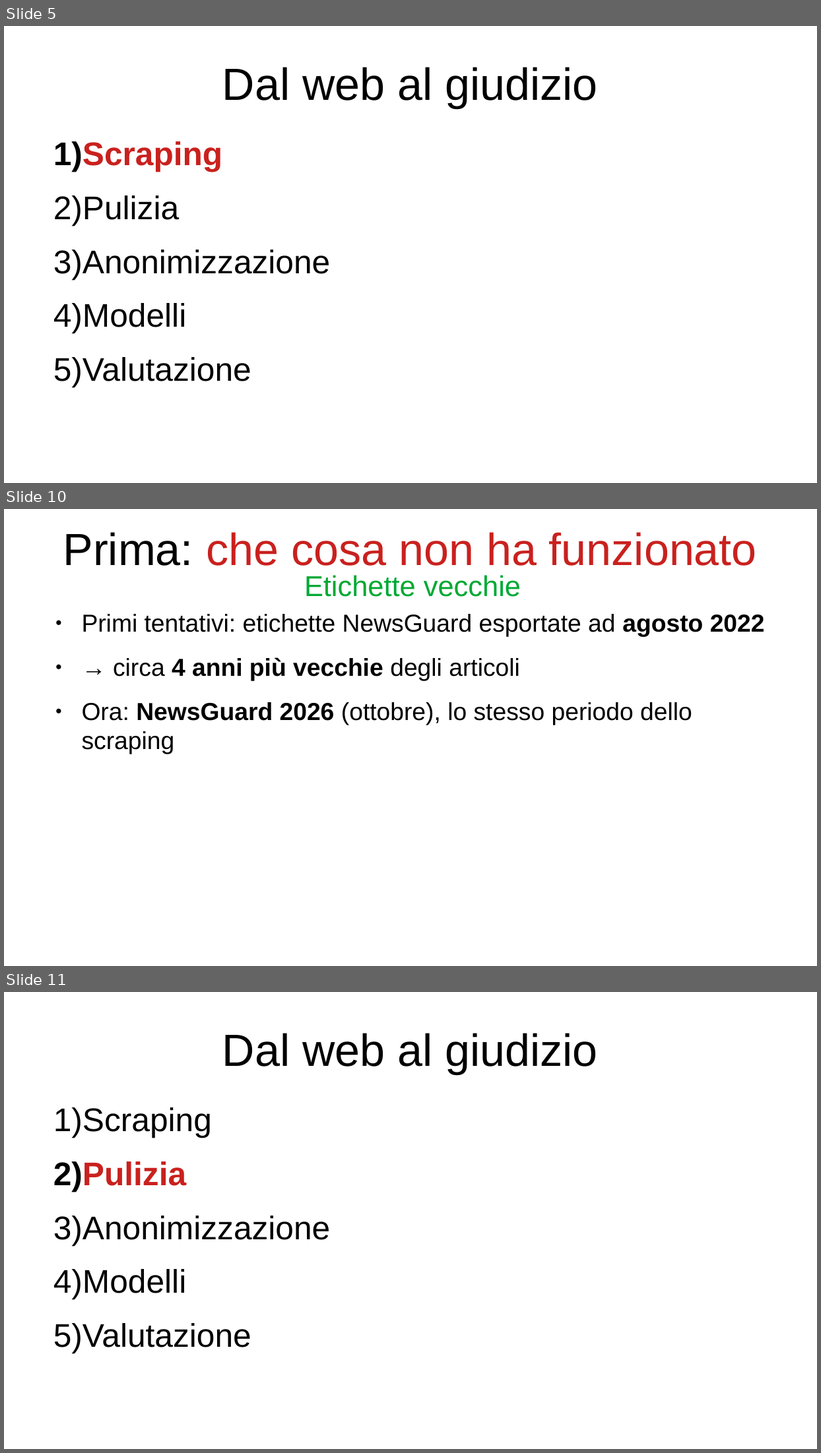
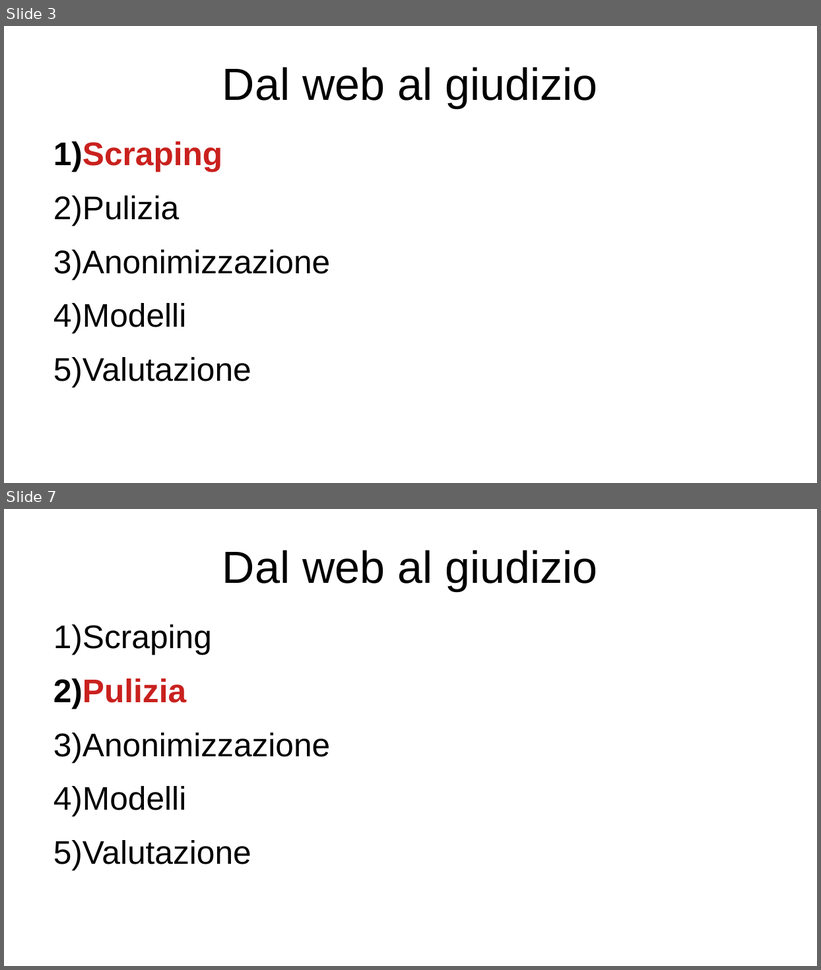
Before and after one commit to bianchi-john/PublisherClassification, a slide deck: Presentazioni/Stato finale/FinalState.odp. Shown one above the other, each under a label of ours: slides 5, 10 and 11 before the commit, slides 3 and 7 after it; the slides between them are not shown. The pictures are 821x1453 and 821x970 pixels, drawn with LibreOffice and Linux fonts; fonts in the diff are those of the drawing. Boxes give left, top, right and bottom in pixels: in the first picture for what was removed or moved away, otherwise in the second. Text is boxed around its words. In the diff, an @@ line names an element or a change of style, - is before the commit and + after.

```diff
--- a/Presentazioni/Stato finale/FinalState.odp
+++ b/Presentazioni/Stato finale/FinalState.odp
@@ slide 10 removed at <box>4,509,817,966</box>, background #FFFFFF @@
@@ title removed at <box>63,532,757,566</box> @@
-Prima: che cosa non ha funzionato
@@ title removed at <box>304,575,521,597</box> @@
-Etichette vecchie
@@ text removed at <box>82,614,765,755</box> @@
-● Primi tentativi: etichette NewsGuard esportate ad agosto 2022
-● → circa 4 anni più vecchie degli articoli
-● Ora: NewsGuard 2026 (ottobre), lo stesso periodo dello scraping
@@ what was slide 5 is now slide 3 @@
@@ what was slide 11 is now slide 7 @@
```
Also in this commit, not shown: 4 slides changed, 2 slides added, 6 other slides removed, 1 other file.
